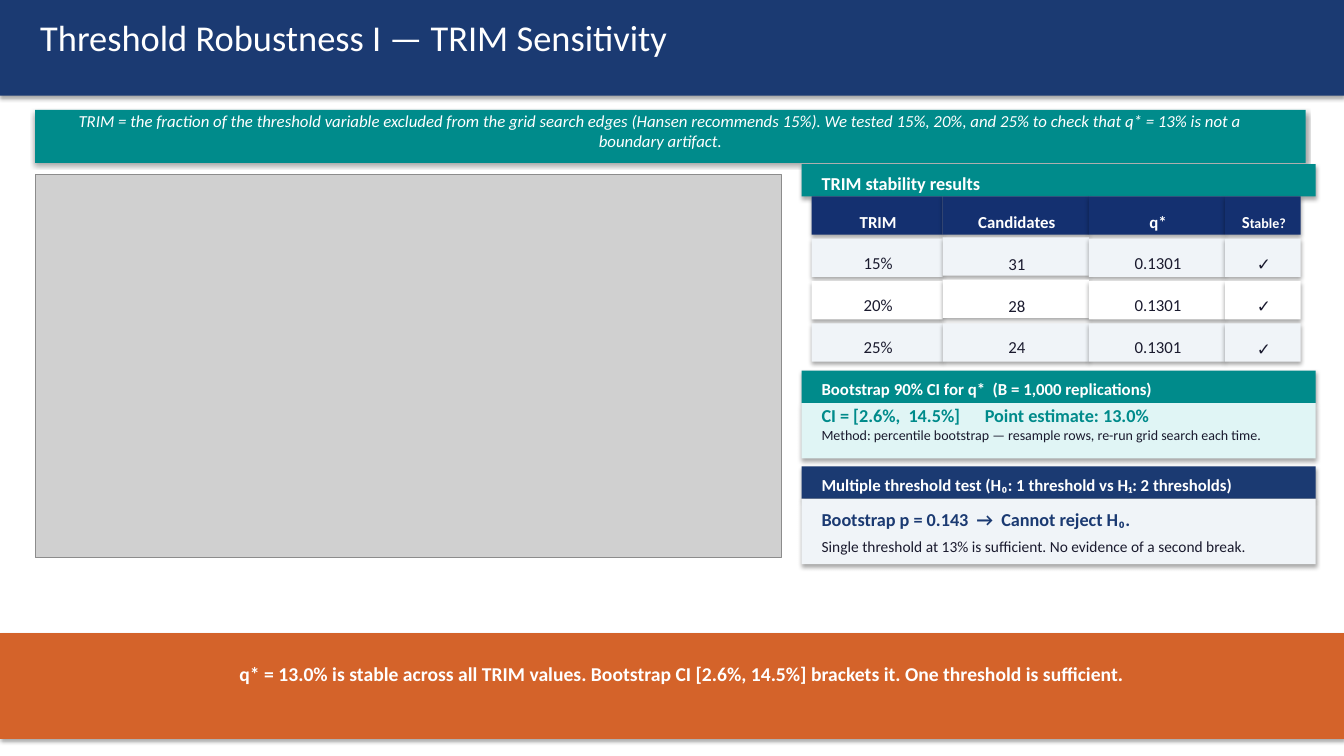
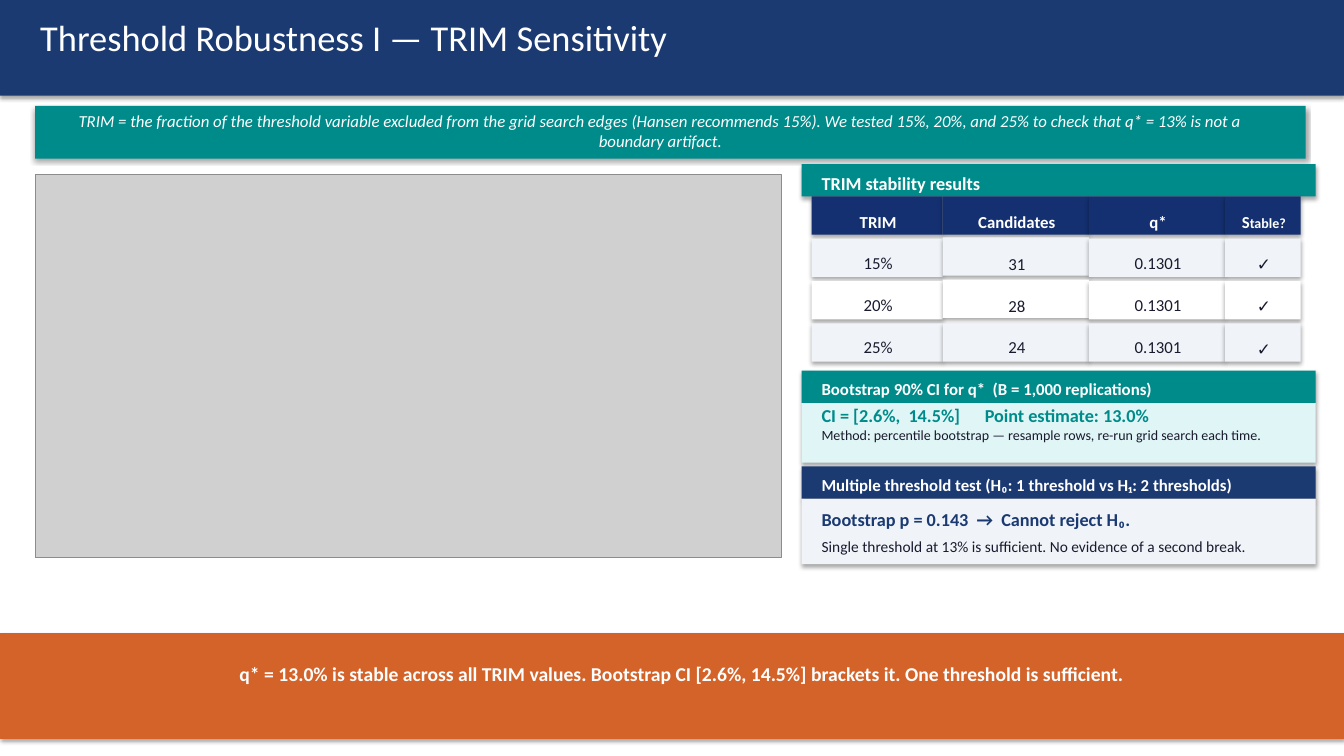
Before and after one commit to kimmireu0921/Stablecoins-and-the-Exorbitant-Privilege, a slide deck: slide 4 of presentations/0602_Stablecoin_Exorbitant_Privilege.pptx. Drawn at 1344x756 pixels with LibreOffice and Linux fonts; fonts in the diff are those of the drawing; grey boxes stand for pictures. Boxes give left, top, right and bottom in pixels: in the first picture for what was removed or moved away, otherwise in the second. Text is boxed around its words. In the diff, an @@ line names an element or a change of style, - is before the commit and + after.

```diff
--- a/presentations/0602_Stablecoin_Exorbitant_Privilege.pptx
+++ b/presentations/0602_Stablecoin_Exorbitant_Privilege.pptx
@@ rectangle: place and size @@
-rectangle at (35,110,1306,163)
+rectangle at (35,106,1306,159)
@@ rectangle: place and size @@
-rectangle at (802,403,1316,459)
+rectangle at (802,403,1316,463)
```
Also in this commit, not shown: 1 other slide changed.
